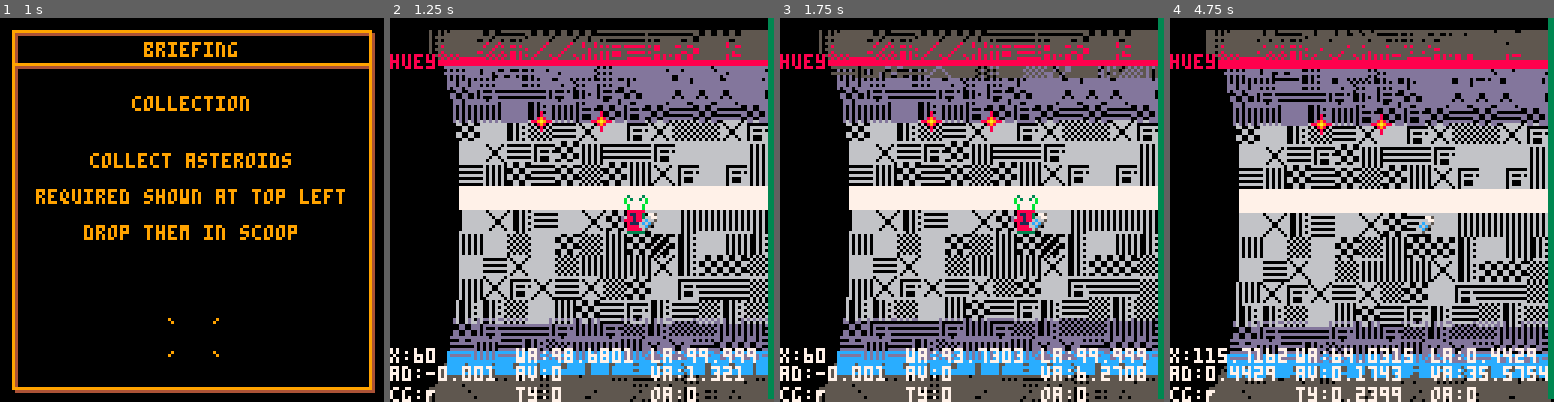
Above: before the commit, frames 1-4 (left to right).
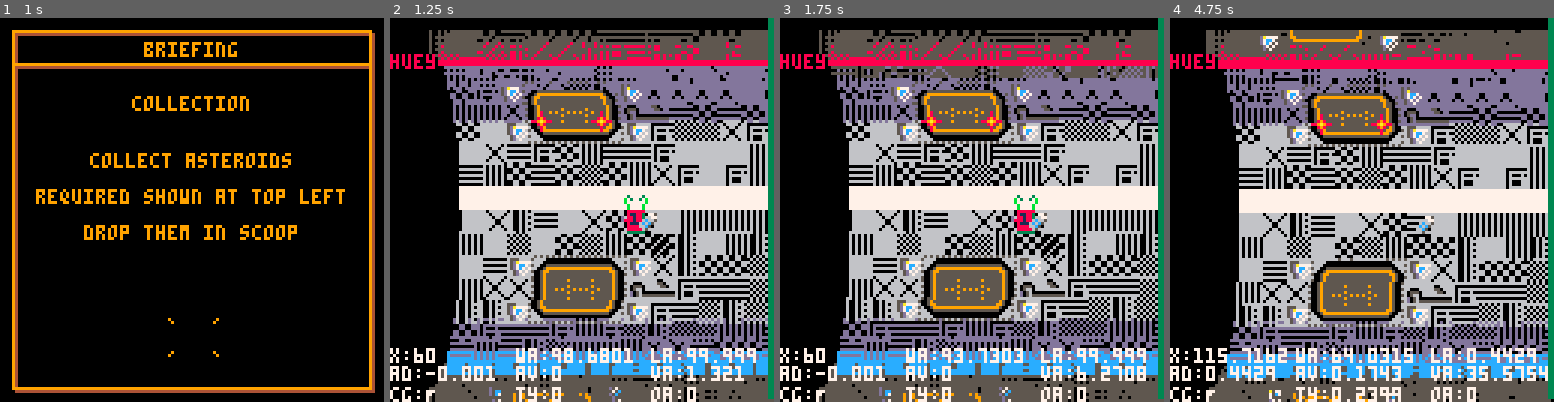
Above: after the commit, the same moments.

Repository: wstephenson/pico8-statlimp
Game: PICO-8 cartridge sl.p8
The game is run twice, just before and just after one commit, with the same random seed, the same clock (stepped at 60 frames per second) and the same inputs.
Inputs:
- Up to frame 1 (1 s): tap O (Z key) at 0.33, 0.7 s
- Up to frame 2 (1.25 s): tap X (X key) at 1.07 s
- Up to frame 3 (1.75 s): tap O (Z key) at 1.43 s
- Up to frame 4 (4.75 s): hold Left 1.97-2.37 s; tap X (X key) every 0.33 s from 2.07 to 4.73 s; tap O (Z key) at 2.22, 3.1, 3.98 s; hold Down 2.42-2.82 s; hold Right 2.87-3.53 s; hold Up 3.58-4.08 s; hold Right 4.13-4.53 s; hold Down from 4.58 s (still down)

Frame 1 is identical in both runs. In frame 2, 9.9% of the frame differs, in the area x 25-75%, y 16-100%; in frame 3, 9.7%; in frame 4, 11%, in the area x 22-74%, y 3-100%.

Commit message:
experimental pad rendering to tiles

Diff:
--- a/sl.p8
+++ b/sl.p8
@@ -387,16 +387,38 @@
 end
 
 function states.play:init_map()
+	-- background
 	for i=1,16 do
 		self.tiles[i]={}
 		for j=1,48 do
 			local s=0
 			if((j-1)%8==0)then
+				-- sector stripe every 8 rows
 				s=127+flr((j-1)/8)+8
 			else
 				s=flr(rnd(8)+48)
 			end
 			self.tiles[i][j]=s
+		end
+	end
+	-- pads
+	for i=1,6 do
+		self:init_pad(3,i*8+3)
+	end
+end
+
+function states.play:init_pad(x,y)
+	assert(x>=1)
+	assert(y>=1)
+	-- this could also be procedural, only define the corners and
+	-- fill with elements
+	local pad_data={{64,29,32,32,30,64,26},{54,34,35,35,33,56,57},{64,27,31,31,28,64,54}}
+	for row=1,#pad_data do
+		for col=1,#pad_data[row] do
+			local tx=x-1+col
+			local ty=y-1+row
+			ty=(ty%48)+1
+			self.tiles[tx][ty]=pad_data[row][col]
 		end
 	end
 end
